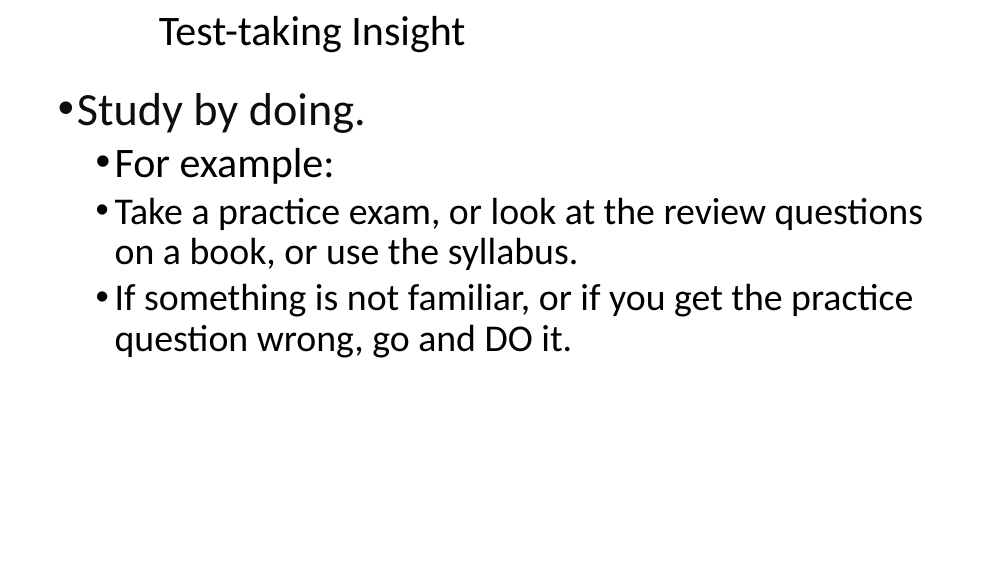
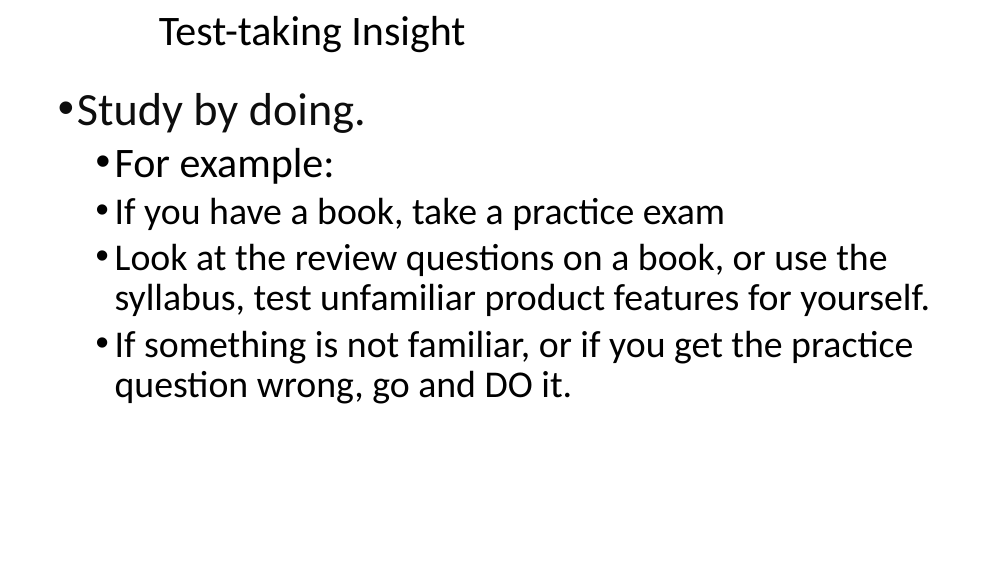
Before and after one commit to williamadba/Public-Presentations, a slide deck: slide 11 of Houston Tech Fest 2018/Think Like a Certification Exam - HTF 2018.pptx (slide 12 before the commit). Drawn at 1008x567 pixels with LibreOffice and Linux fonts; fonts in the diff are those of the drawing; background and template pictures are left out. Boxes give left, top, right and bottom in pixels: in the first picture for what was removed or moved away, otherwise in the second. Text is boxed around its words. In the diff, an @@ line names an element or a change of style, - is before the commit and + after.

```diff
--- a/Houston Tech Fest 2018/Think Like a Certification Exam - HTF 2018.pptx
+++ b/Houston Tech Fest 2018/Think Like a Certification Exam - HTF 2018.pptx
@@ text at [115, 197, 930, 316]: text changed @@
-  • Take a practice exam, or look at the review questions on a book, or use the syllabus.
+  • If you have a book, take a practice exam
+  • Look at the review questions on a book, or use the syllabus, test unfamiliar product features for yourself.
```
Also in this commit, not shown: 14 other slides changed, 1 slide added, 2 other files.
